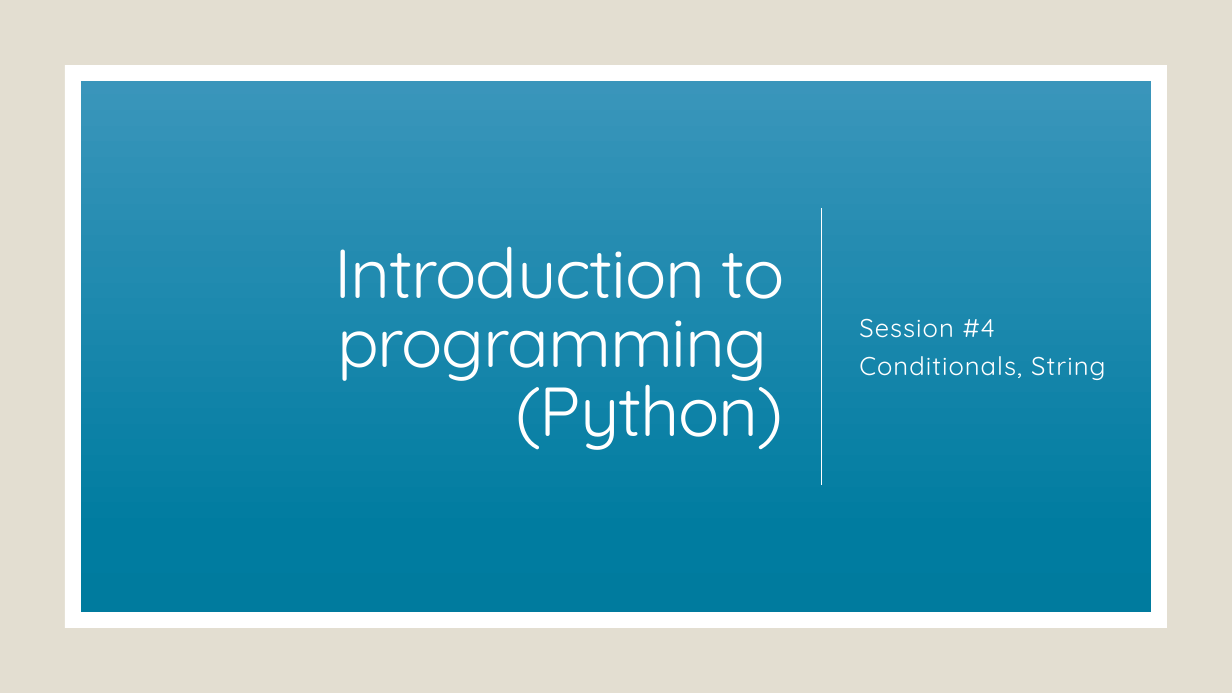
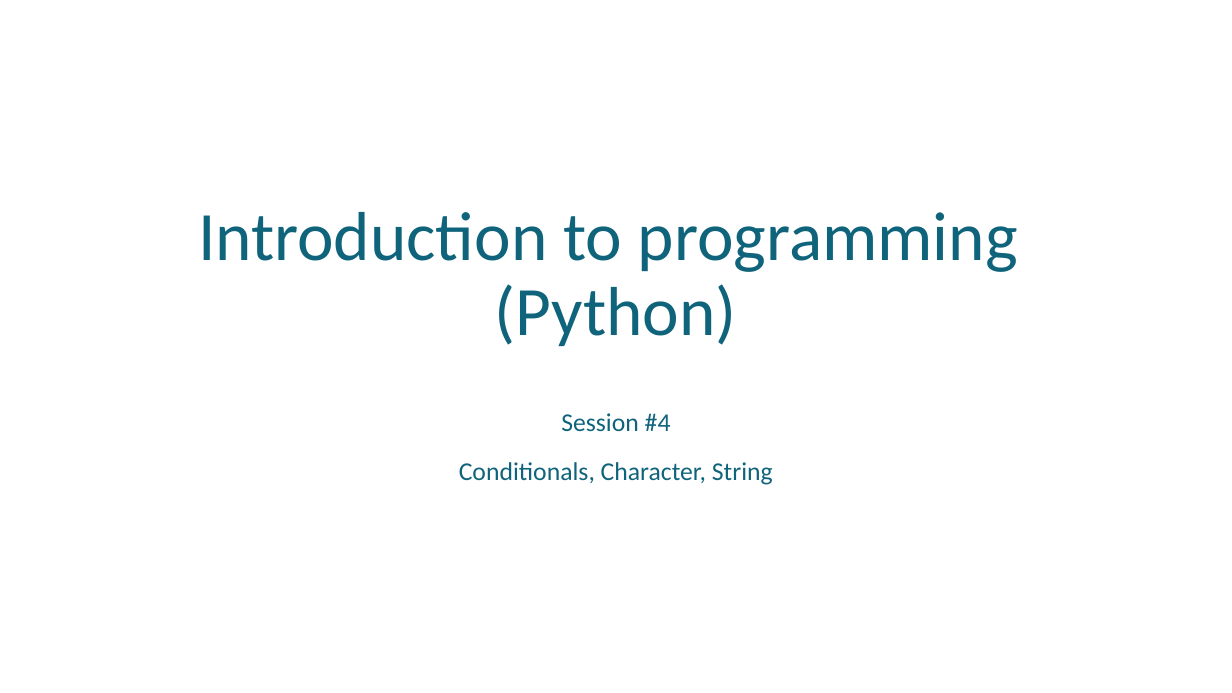
Before and after one commit to uday87j/teach_python, a slide deck: slide 1 of fundamentals/4-Conditionals, String.pptx. Drawn at 1232x693 pixels with LibreOffice and Linux fonts; fonts in the diff are those of the drawing; background and template pictures are left out. Boxes give left, top, right and bottom in pixels: in the first picture for what was removed or moved away, otherwise in the second. Text is boxed around its words. In the diff, an @@ line names an element or a change of style, - is before the commit and + after.

Commit message:
Add more context to sessions 3 and 4

```diff
--- a/fundamentals/4-Conditionals, String.pptx
+++ b/fundamentals/4-Conditionals, String.pptx
@@ background picture (left out) to #FFFFFF @@
@@ rectangle removed at [0, 0, 1232, 693] @@
@@ rectangle removed at [65, 65, 1167, 628] @@
@@ rectangle removed at [81, 82, 1151, 612] @@
@@ title "Introduction to programming (Python)": place and size @@
-title "Introduction to programming (Python)" at [335, 246, 785, 450]
+title "Introduction to programming (Python)" at [198, 212, 1018, 347]
@@ title "Introduction to programming (Python)" at [198, 212, 1018, 347]: font Quicksand to Calibri, text colour #FFFFFF to #0F647B, letter spacing -1 to 0 pt; alignment right to centre; line spacing 0.83 to 0.9; vertical alignment middle to bottom @@
@@ rectangle removed at [132, 128, 1100, 564] @@
@@ line removed from (822, 208) to (822, 485) @@
@@ subtitle "Session #4": place and size @@
-subtitle "Session #4" at [859, 318, 1105, 380]
+subtitle "Session #4" at [459, 413, 773, 485]
@@ subtitle at [561, 413, 671, 432]: font Quicksand to Calibri, text colour #FFFFFF to #0F647B, letter spacing 0.8 to 0 pt in "Session #4"; alignment left to centre; line spacing 1 to 0.9; more space between paragraphs @@
@@ subtitle at [459, 462, 773, 485]: text changed; font Quicksand to Calibri; text colour #FFFFFF to #0F647B @@
-Conditionals, String
+Conditionals, Character, String
```
Also in this commit, not shown: 11 other slides changed, 3 slides added, 1 slide removed, 1 other file.
